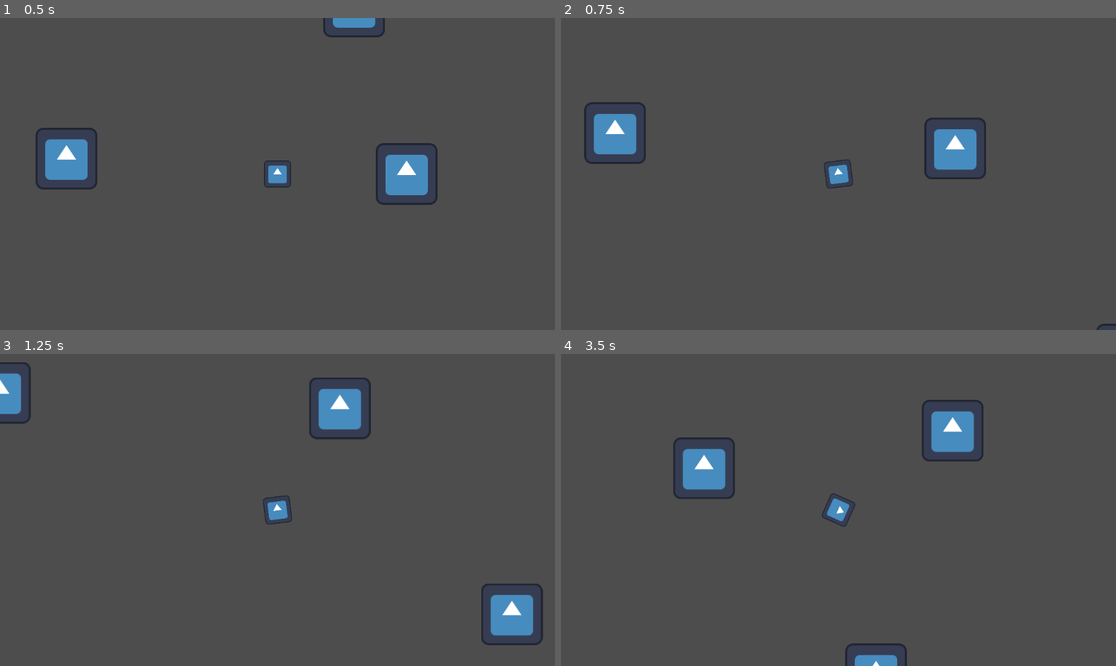
Above: before the commit, frames 1-4 (two rows, left to right).
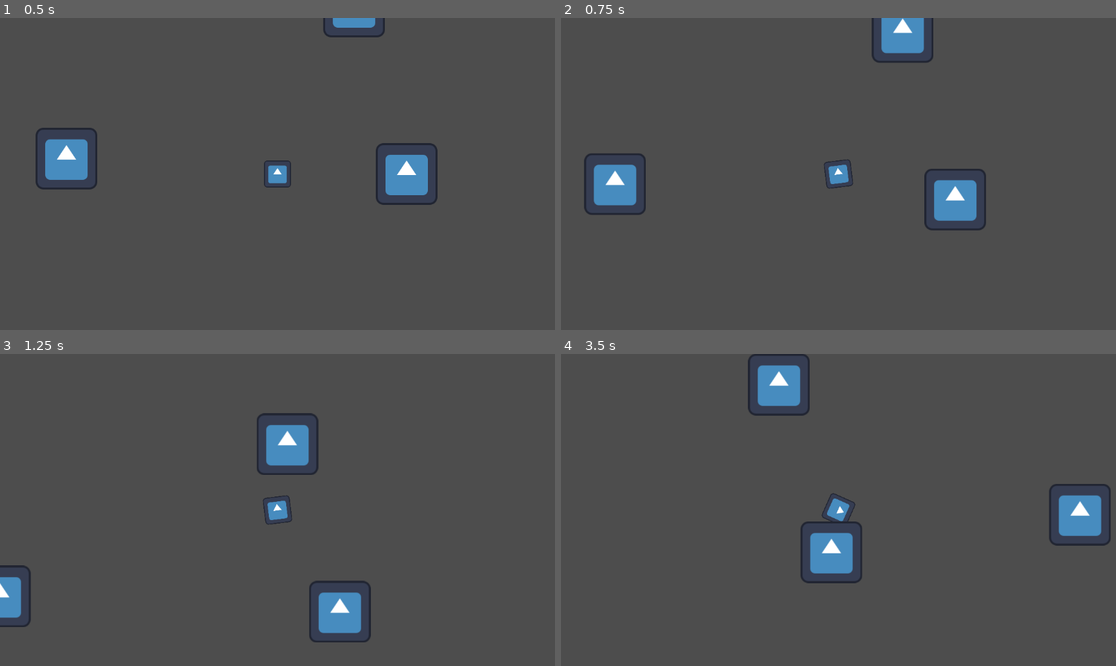
Above: after the commit, the same moments.

Repository: SolemnSintres/shiver2d
Game: Godot game, scene res://test_world.tscn
Two runs of this game, one before a commit and one after it. Both use one fixed random seed, a clock stepped at 60 frames per second and the inputs below. The engine's default icon, where the game draws it, is replaced by a stand-in: a white triangle on a blue panel in a dark square.
Inputs (mouse positions are in pixels of both pictures, inside the frame that each line leads up to):
- Up to frame 1 (0.5 s): no input
- Up to frame 2 (0.75 s): tap Enter at 0.5 s; move the mouse to (960, 158) at 0.52 s; hold D (move_right) from 0.53 s (still down); tap Q (swing) at 0.6 s
- Up to frame 3 (1.25 s): keep holding D (move_right)
- Up to frame 4 (3.5 s): move the mouse to (727, 525) at 1.27 s; release D (move_right) at 1.28 s; hold S (move_down) 1.28-2.03 s; tap Space (dash) at 1.35 s; tap Q (swing) at 1.55, 2.1, 2.85 s; move the mouse to (894, 441) at 2.02 s; hold D (move_right) 2.03-2.78 s; move the mouse to (810, 572) at 2.77 s; hold W (move_up) from 2.78 s (still down)

Frame 1 is identical in both runs. In frame 2, 6.2% of the frame differs, in the area x 4-100%, y 0-100%; in frame 3, 6.5%; in frame 4, 7.0%, in the area x 20-99%, y 0-100%.

Commit message:
Fixing Rope Function And Adding Dash

Diff:
--- a/player.gd
+++ b/player.gd
@@ -4,13 +4,14 @@
 
 const SPEED = 300.0
 const dashspeed = 900.0
-const swingspeed = 400
 
+var swingspeed = 400
 var boost = 0.0
 var boost_direction = Vector2.ZERO
 var cooldown = 1.0
 var swinging = false
 var rope_length = 0.0
+var swing_dir = 1.0
 
 
 func _ready():
@@ -24,15 +25,20 @@
 	if gap > 30 and not swinging:
 		look_at(get_global_mouse_position())
 
+		## MOVEIT IS THE DIRECTION ##
+	var moveit = Input.get_vector("move_left","move_right","move_up","move_down")
+	var direction = Vector2(moveit.x,moveit.y)
+
 	## SWING PRESSED ##
 	if Input.is_action_just_pressed("swing"):
 		swinging = not swinging
 		if swinging:
 			rope_length = rope.length()
-
-	## MOVEIT IS THE DIRECTION ##
-	var moveit = Input.get_vector("move_left","move_right","move_up","move_down")
-	var direction = Vector2(moveit.x,moveit.y)
+			var rope_move_dir = moveit.dot(rope.orthogonal()) ##dot gives a positive if both go up and negative if they don't go the same direction
+			if rope_move_dir > 0:
+				swing_dir = 1.0
+			else:
+				swing_dir = -1.0
 
 	## MOVEMENT ##
 	velocity.x = direction.x * SPEED
@@ -50,14 +56,14 @@
 		boost = 0.15
 		cooldown = 1.0
 
-	## DASH SLOWS DOWN ##
+	## ACTIVE DASH ##
 	if boost > 0:
 		boost -= delta
 		velocity = boost_direction * 900.0
 
-	## CALCULATE THE DISTANCE OF PLAYER TO ANCHOR ##
+	## SWINGING? OR NOT SWINGING ##
 	if swinging:
-		velocity = rope.orthogonal().normalized() * swingspeed
+		velocity = rope.orthogonal().normalized() * swingspeed * swing_dir
 
 	move_and_slide()
 
